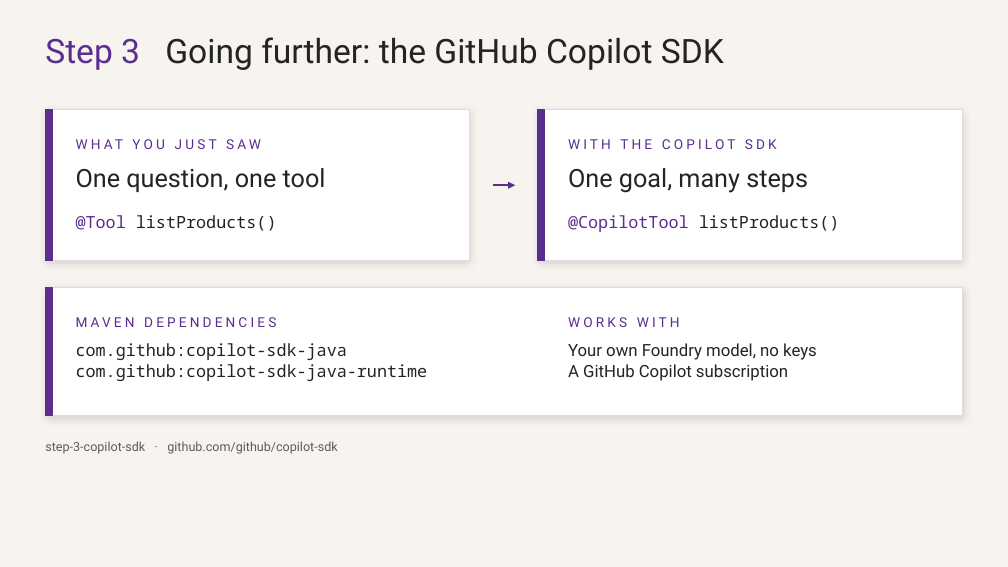
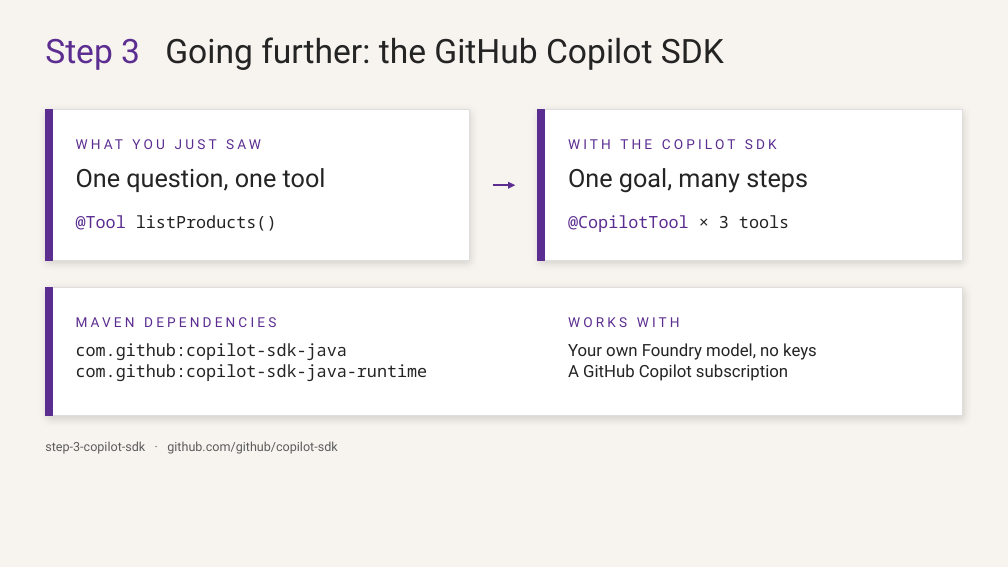
Before and after one commit to roryp/spring-ai-webstore, a slide deck: slide 8 of docs/trail-store-workshop.pptx. Drawn at 1008x567 pixels with LibreOffice and Linux fonts; fonts in the diff are those of the drawing. Boxes give left, top, right and bottom in pixels: in the first picture for what was removed or moved away, otherwise in the second. Text is boxed around its words. In the diff, an @@ line names an element or a change of style, - is before the commit and + after.

```diff
--- a/docs/trail-store-workshop.pptx
+++ b/docs/trail-store-workshop.pptx
@@ text at box(568, 215, 789, 232): text changed; text colour #242424 to #5C2D91 @@
-@CopilotTool listProducts()
+@CopilotTool × 3 tools
```
Also in this commit, not shown: 1 other slide changed, 14 other files.
